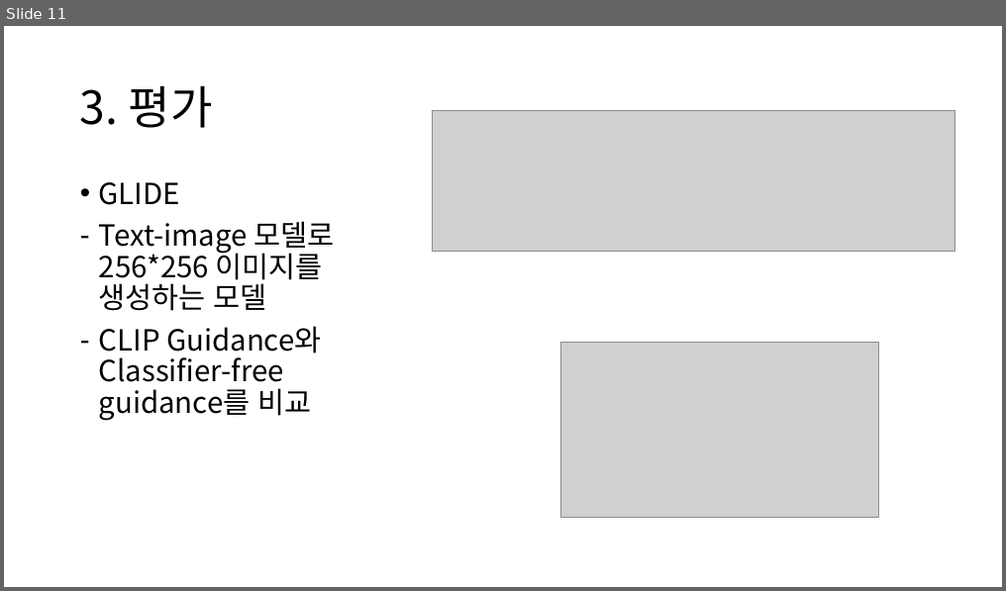
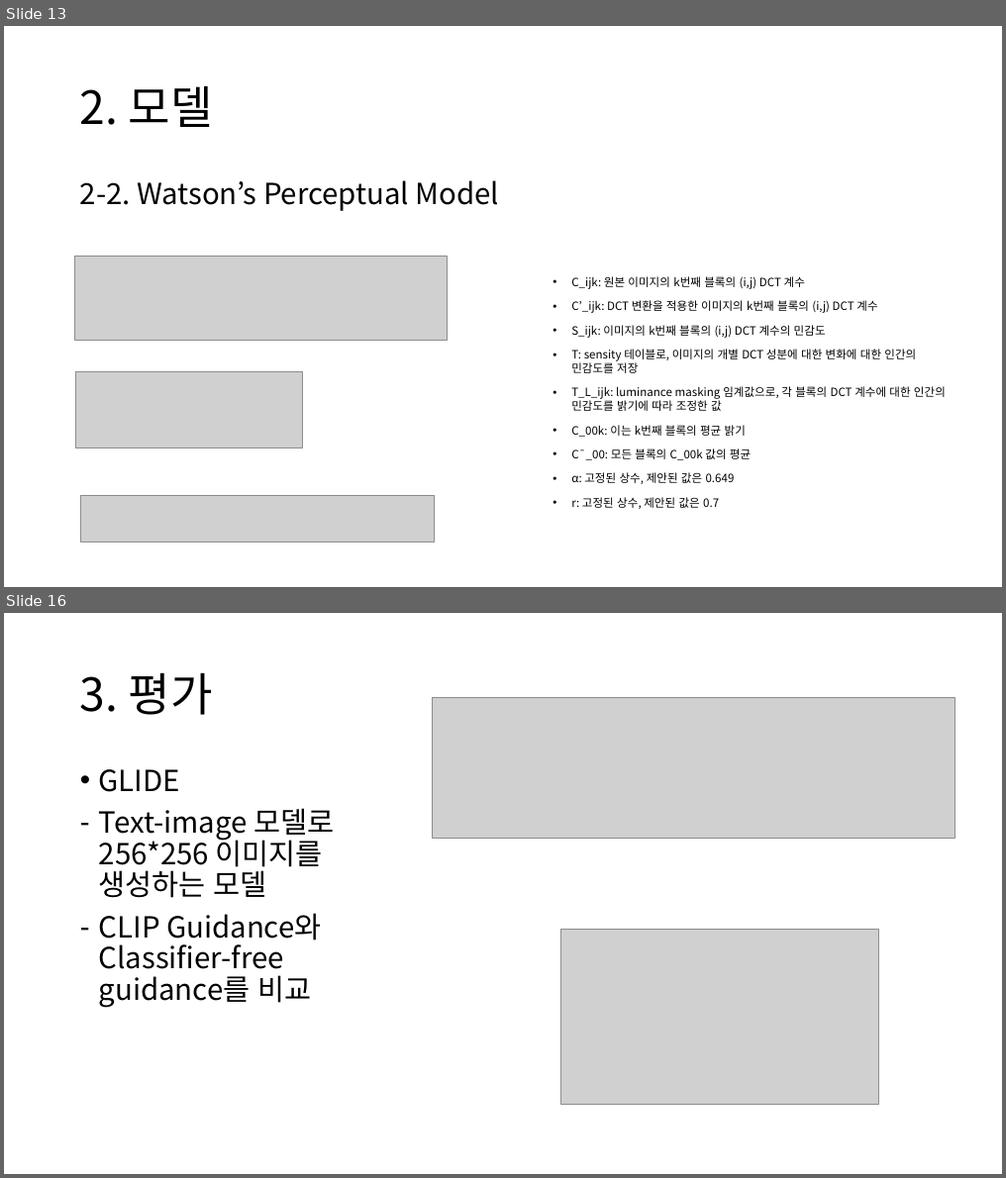
Before and after one commit to chroion/paper-review, a slide deck: The Stable Signature Rooting Watermarks in Latent Diffusion Models/Rooting Watermarks in Latent Diffusion Models.pptx. Shown one above the other, each under a label of ours: slide 11 before the commit, slides 13 and 16 after it; the slides between them are not shown. The pictures are 1006x591 and 1006x1178 pixels, drawn with LibreOffice and Linux fonts; fonts in the diff are those of the drawing; grey boxes stand for pictures. Boxes give left, top, right and bottom in pixels: in the first picture for what was removed or moved away, otherwise in the second. Text is boxed around its words. In the diff, an @@ line names an element or a change of style, - is before the commit and + after.

```diff
--- a/The Stable Signature Rooting Watermarks in Latent Diffusion Models/Rooting Watermarks in Latent Diffusion Models.pptx
+++ b/The Stable Signature Rooting Watermarks in Latent Diffusion Models/Rooting Watermarks in Latent Diffusion Models.pptx
@@ slide 13 added at [4,26,1002,587], background #FFFFFF @@
@@ title added at [80,86,213,127], 44 pt, text #000000 @@
+2. 모델
@@ text added at [80,180,499,211], 28 pt, text #000000 @@
+2-2. Watson’s Perceptual Model
@@ picture added at [74,256,448,341] @@
@@ text added at [571,276,945,509], 11 pt, text #000000 @@
+• C_ijk: 원본 이미지의 k번째 블록의 (i,j) DCT 계수
+• C’_ijk: DCT 변환을 적용한 이미지의 k번째 블록의 (i,j) DCT 계수
+• S_ijk: 이미지의 k번째 블록의 (i,j) DCT 계수의 민감도
+• T: sensity 테이블로, 이미지의 개별 DCT 성분에 대한 변화에 대한 인간의 민감도를 저장
+• T_L_ijk: luminance masking 임계값으로, 각 블록의 DCT 계수에 대한 인간의 민감도를 밝기에 따라 조정한 값
+• C_00k: 이는 k번째 블록의 평균 밝기
+• C¯_00: 모든 블록의 C_00k 값의 평균
+• α: 고정된 상수, 제안된 값은 0.649
+• r: 고정된 상수, 제안된 값은 0.7
@@ picture added at [76,372,302,448] @@
@@ picture added at [80,495,435,543] @@
@@ what was slide 11 is now slide 16 @@
```
Also in this commit, not shown: 1 slide changed, 4 other slides added, 4 other files.
